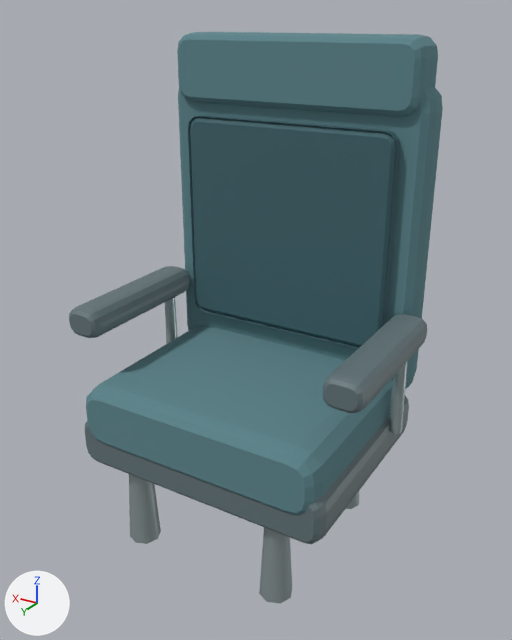
The glTF model public/models/seat_modern.glb, before and after one commit.
One viewpoint serves both versions: a camera (50 mm lens) standing at (-1.42, 2.3, 2.17) and looking at (-0.03, -0.02, 1.01). The lights are fixed; the arrows at lower left show +X, +Y and +Z. The first picture is the older version. Where no turn or scale is listed for an object, it has been applied to the vertices. Vertices at exactly the same position are counted once.

In view in the first picture: 'Arm support', 'Arm support.001', 'Armrest', 'Armrest.001', 'Back inset', 'Backrest', 'Cushion', 'Headrest', 'Seat base', 'Tapered leg', 'Tapered leg.001', 'Tapered leg.002'.
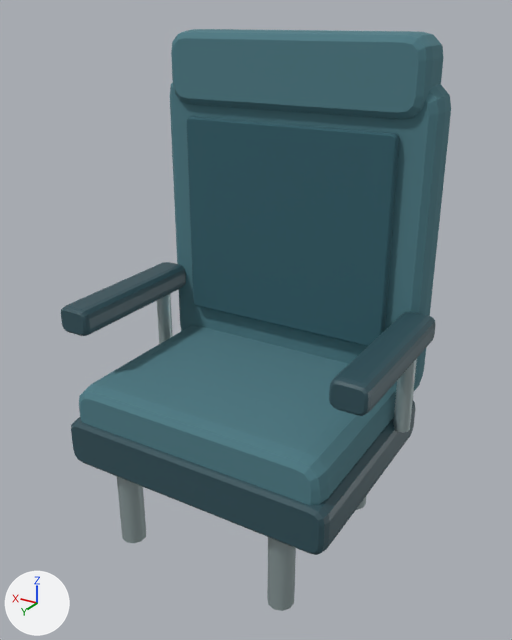
Changed parts and their boxes (x1, y1, x2, y2) in the pictures (512 x 640 px; the box of a moved part takes in the faces that stretch with it):
'Back inset', moved
    before: (188, 115, 400, 348)
    after: (187, 116, 400, 346)
'Cushion', reshaped, moved
    before: (86, 326, 393, 515)
    after: (79, 326, 397, 505)
'Backrest', reshaped, moved (6% wider)
    before: (178, 86, 443, 389)
    after: (170, 82, 451, 391)
'Headrest', reshaped, moved (7% taller)
    before: (177, 32, 438, 116)
    after: (171, 29, 444, 119)
'Seat base', recoloured, reshaped, moved (6% wider)
    before: (85, 396, 409, 544)
    after: (71, 401, 415, 555)
'Armrest', recoloured, moved
    before: (322, 314, 427, 413)
    after: (329, 312, 436, 416)
'Armrest.001', recoloured, moved
    before: (69, 266, 190, 338)
    after: (61, 262, 186, 336)
'Tapered leg', moved
    before: (259, 527, 292, 604)
    after: (267, 537, 296, 611)
'Tapered leg.002', moved
    before: (129, 474, 161, 544)
    after: (117, 477, 146, 543)
'Arm support', moved
    before: (389, 361, 408, 434)
    after: (393, 359, 417, 433)
'Arm support.001', moved
    before: (165, 297, 178, 344)
    after: (157, 294, 173, 344)
'Tapered leg.001', moved (mostly hidden)
    before: (346, 492, 359, 509)
    after: (356, 497, 366, 510)
part 3 of me_mesh_6, moved or reshaped
    before: (416, 87, 443, 369)
    after: (423, 85, 451, 372)
part 4 of me_mesh_6, moved or reshaped
    before: (400, 86, 442, 389)
    after: (407, 84, 450, 391)
part 5 of me_mesh_6, moved or reshaped
    before: (178, 88, 413, 381)
    after: (170, 82, 421, 382)

The change, as a diff of the scene's bpy script:
```diff
--- a/public/models/seat_modern.glb.py
+++ b/public/models/seat_modern.glb.py
@@ mat_material_1 @@
 mat_material_1 = principled_material('Material_1')
-mat_material_1.base_color = (0.127, 0.178, 0.191)  # greyish cyan #647579
+mat_material_1.base_color = (0.0307, 0.0823, 0.102)  # dark cyan #31515a
@@ me_mesh_4 @@
-me_mesh_4.from_pydata(...)  # 96 vertices, 188 faces; spans x -0.572..0.572, y -0.47..0.47, z -0.112..0.112
+me_mesh_4.from_pydata(...)  # 96 vertices, 188 faces; spans x -0.607..0.607, y -0.48..0.48, z -0.107..0.107
+# me_mesh_4 part 1: 96 of 96 vertices moved; they spanned x -0.572..0.572, y -0.47..0.47, z -0.112..0.112 and now span x -0.607..0.607, y -0.48..0.48, z -0.107..0.107; mean shift (0.0, 0.0, 0.0)
 me_mesh_4.materials.append(mat_material_1)
@@ me_mesh_5 @@
-me_mesh_5.from_pydata(...)  # 96 vertices, 188 faces; spans x -0.549..0.549, y -0.43..0.43, z -0.139..0.139
+me_mesh_5.from_pydata(...)  # 96 vertices, 188 faces; spans x -0.576..0.576, y -0.44..0.44, z -0.126..0.126
+# me_mesh_5 part 2: 96 of 96 vertices moved; they spanned x -0.549..0.549, y -0.43..0.43, z -0.139..0.139 and now span x -0.576..0.576, y -0.44..0.44, z -0.126..0.126; mean shift (0.0, 0.0, 0.0)
 me_mesh_5.materials.append(mat_material_2)
@@ me_mesh_6 @@
-me_mesh_6.from_pydata(...)  # 96 vertices, 188 faces; spans x -0.589..0.589, y -0.095..0.095, z -0.664..0.664
+me_mesh_6.from_pydata(...)  # 96 vertices, 188 faces; spans x -0.623..0.623, y -0.1..0.1, z -0.664..0.664
+# me_mesh_6 part 3: all 24 vertices in x -0.589..-0.48, y -0.095..-0.025, z -0.664..0.664 are moved by (-0.035, -0.005, 0.0)
+# me_mesh_6 part 4: all 24 vertices in x -0.589..-0.48, y 0.025..0.095, z -0.664..0.664 are moved by (-0.035, 0.005, 0.0)
+# me_mesh_6 part 5: all 24 vertices in x 0.48..0.589, y 0.025..0.095, z -0.664..0.664 are moved by (0.035, 0.005, 0.0)
+# other edits to the shape of me_mesh_6 do not show in these pictures
 me_mesh_6.materials.append(mat_material_2)
@@ me_mesh_8 @@
-me_mesh_8.from_pydata(...)  # 96 vertices, 188 faces; spans x -0.548..0.548, y -0.11..0.11, z -0.142..0.142
+me_mesh_8.from_pydata(...)  # 96 vertices, 188 faces; spans x -0.573..0.573, y -0.115..0.115, z -0.153..0.153
+# me_mesh_8 part 6: 96 of 96 vertices moved; they spanned x -0.548..0.548, y -0.11..0.11, z -0.142..0.142 and now span x -0.573..0.573, y -0.115..0.115, z -0.153..0.153; mean shift (0.0, 0.0, 0.0)
 me_mesh_8.materials.append(mat_material_2)
@@ ob_tapered_leg @@
 ob_tapered_leg = bpy.data.objects.new('Tapered leg', me_mesh_0)
-ob_tapered_leg.location = (-0.34, 0.34, 0.22)
+ob_tapered_leg.location = (-0.38, 0.37, 0.21)
@@ ob_tapered_leg_001 @@
 ob_tapered_leg_001 = bpy.data.objects.new('Tapered leg.001', me_mesh_1)
-ob_tapered_leg_001.location = (-0.34, -0.35, 0.22)
+ob_tapered_leg_001.location = (-0.38, -0.36, 0.21)
@@ ob_tapered_leg_002 @@
 ob_tapered_leg_002 = bpy.data.objects.new('Tapered leg.002', me_mesh_2)
-ob_tapered_leg_002.location = (0.34, 0.34, 0.22)
+ob_tapered_leg_002.location = (0.38, 0.37, 0.21)
@@ ob_seat_base @@
 ob_seat_base = bpy.data.objects.new('Seat base', me_mesh_4)
-ob_seat_base.location = (0.0, -0.03, 0.49)
+ob_seat_base.location = (0.0, 0.0, 0.49)
@@ ob_cushion @@
 ob_cushion = bpy.data.objects.new('Cushion', me_mesh_5)
-ob_cushion.location = (0.0, 0.02, 0.62)
+ob_cushion.location = (0.0, 0.02, 0.63)
@@ ob_backrest @@
 ob_backrest = bpy.data.objects.new('Backrest', me_mesh_6)
-ob_backrest.location = (0.0, -0.43, 1.28)
+ob_backrest.location = (0.0, -0.42, 1.28)
@@ ob_back_inset @@
 ob_back_inset = bpy.data.objects.new('Back inset', me_mesh_7)
-ob_back_inset.location = (0.0, -0.31, 1.31)
+ob_back_inset.location = (0.0, -0.3, 1.32)
@@ ob_headrest @@
 ob_headrest = bpy.data.objects.new('Headrest', me_mesh_8)
-ob_headrest.location = (0.0, -0.41, 1.96)
+ob_headrest.location = (0.0, -0.4, 1.96)
@@ ob_armrest @@
 ob_armrest = bpy.data.objects.new('Armrest', me_mesh_9)
-ob_armrest.location = (-0.59, 0.02, 0.99)
+ob_armrest.location = (-0.62, 0.02, 1.0)
@@ ob_arm_support @@
 ob_arm_support = bpy.data.objects.new('Arm support', me_mesh_10)
-ob_arm_support.location = (-0.59, -0.24, 0.75)
+ob_arm_support.location = (-0.62, -0.23, 0.78)
@@ ob_armrest_001 @@
 ob_armrest_001 = bpy.data.objects.new('Armrest.001', me_mesh_11)
-ob_armrest_001.location = (0.59, 0.02, 0.99)
+ob_armrest_001.location = (0.62, 0.02, 1.0)
@@ ob_arm_support_001 @@
 ob_arm_support_001 = bpy.data.objects.new('Arm support.001', me_mesh_12)
-ob_arm_support_001.location = (0.59, -0.24, 0.75)
+ob_arm_support_001.location = (0.62, -0.23, 0.78)
```
